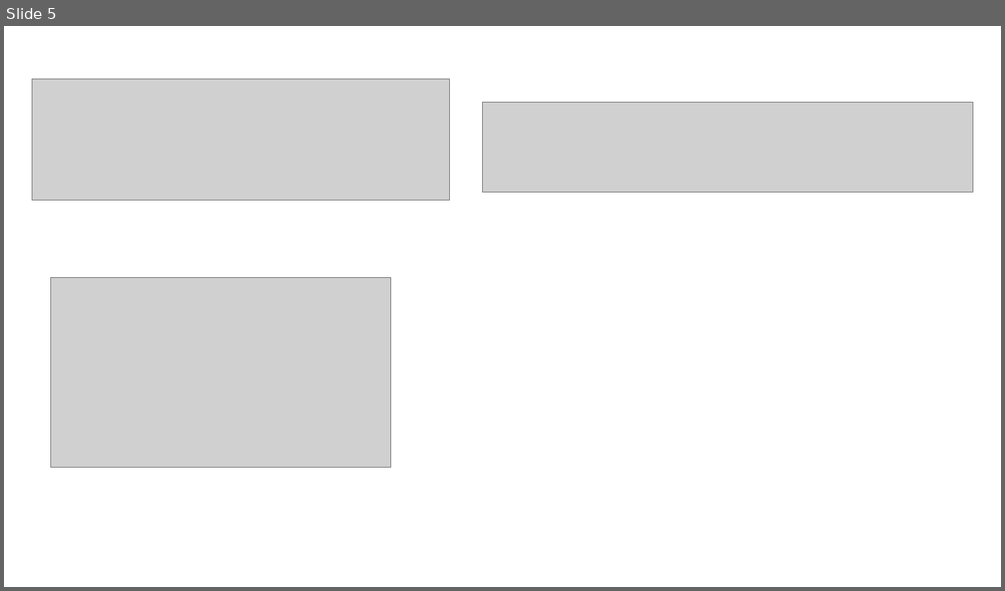
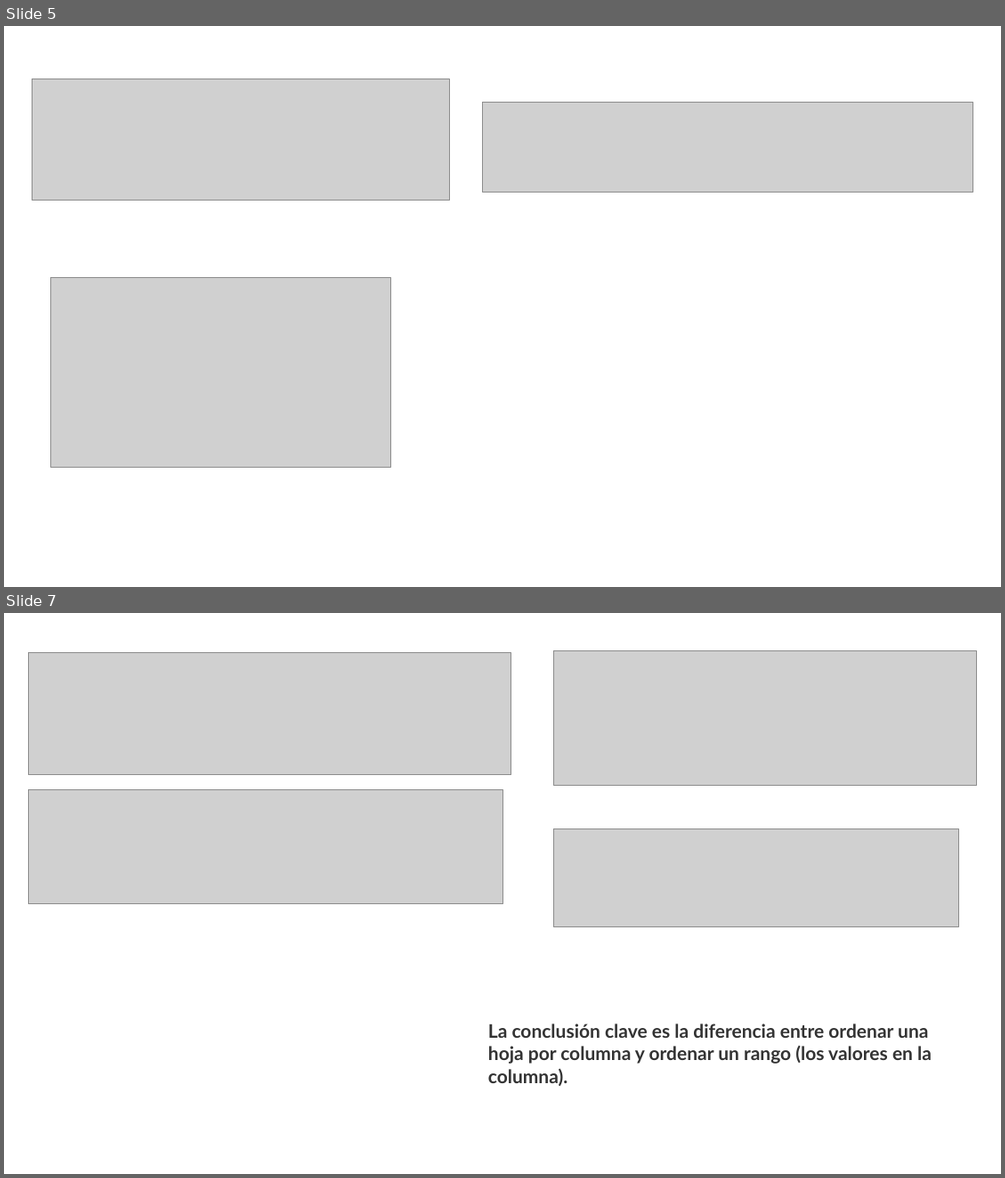
Before and after one commit to megath12/Data_Analysis_Google, a slide deck: 5_analizar_datos_para_responder.pptx. Shown one above the other, each under a label of ours: slide 5 before the commit, slides 5 and 7 after it; the slides between them are not shown. The pictures are 1005x591 and 1005x1178 pixels, drawn with LibreOffice and Linux fonts; fonts in the diff are those of the drawing; grey boxes stand for pictures. Boxes give left, top, right and bottom in pixels: in the first picture for what was removed or moved away, otherwise in the second. Text is boxed around its words. In the diff, an @@ line names an element or a change of style, - is before the commit and + after.

```diff
--- a/5_analizar_datos_para_responder.pptx
+++ b/5_analizar_datos_para_responder.pptx
@@ slide 7 added at <box>4,613,1001,1174</box>, background #FFFFFF @@
@@ picture added at <box>29,653,512,774</box> @@
@@ picture added at <box>554,651,976,785</box> @@
@@ picture added at <box>29,789,502,903</box> @@
@@ picture added at <box>554,828,958,926</box> @@
@@ text added at <box>488,1023,931,1086</box>, 18 pt, text #333333, bold @@
+La conclusión clave es la diferencia entre ordenar una hoja por columna y ordenar un rango (los valores en la columna).
```
Also in this commit, not shown: 4 other slides added, 1 other file.
